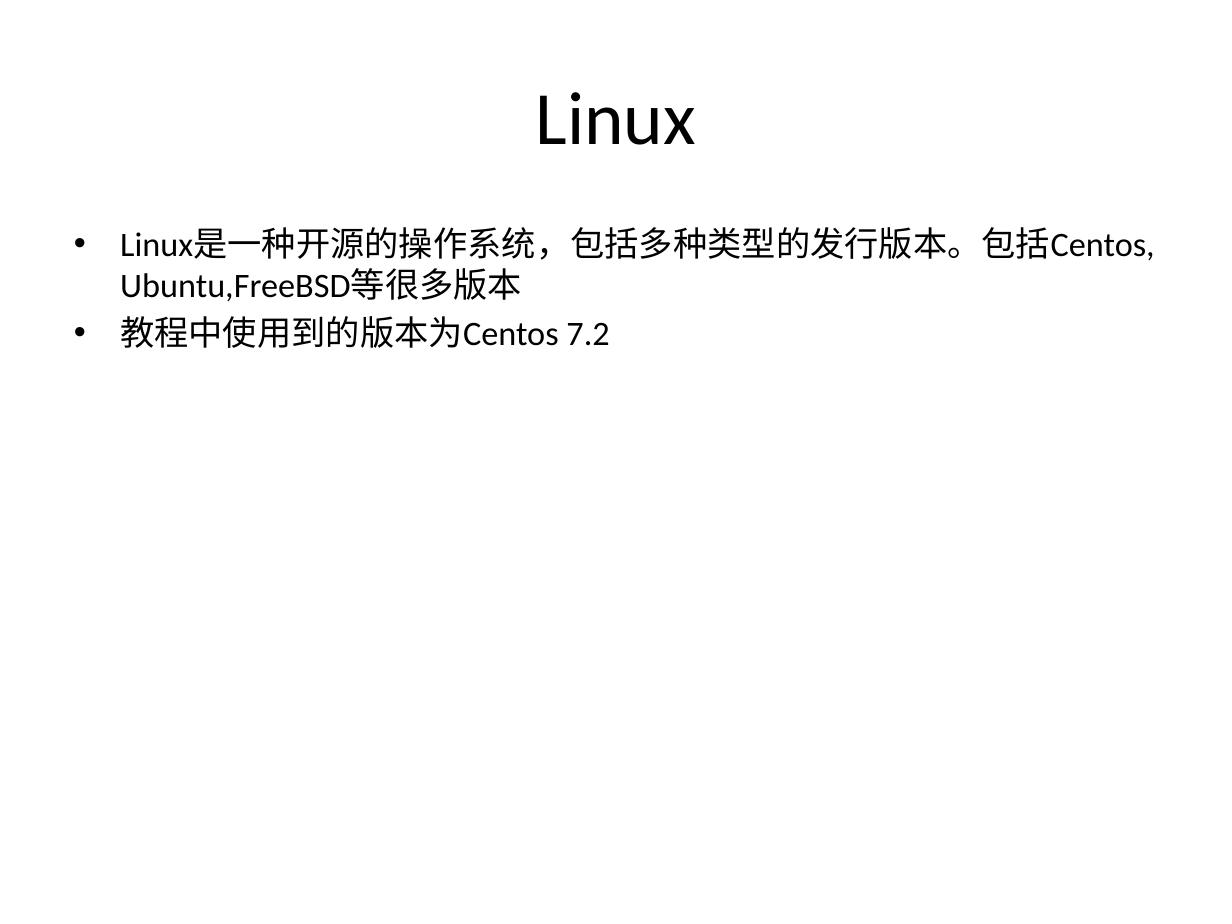
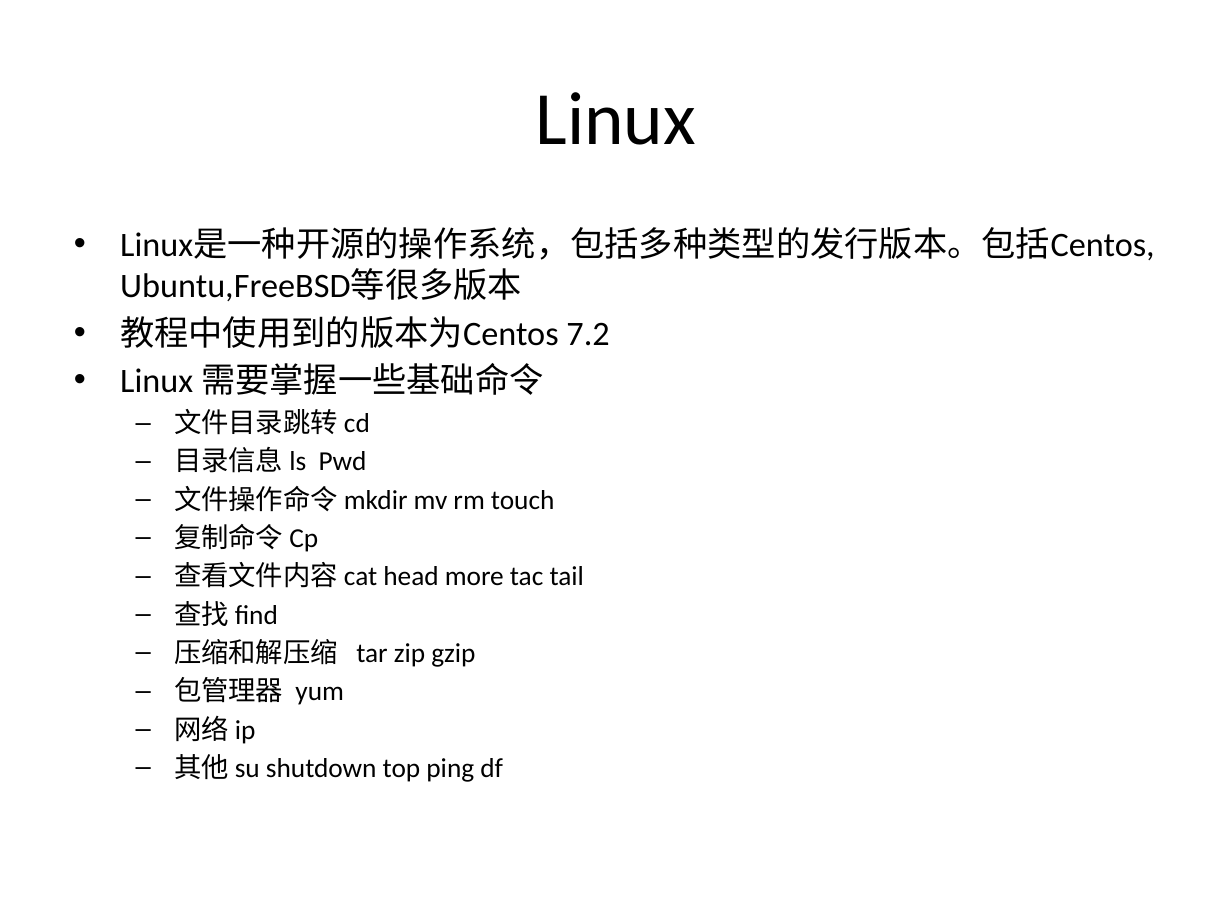
Before and after one commit to zhan3333/php-example, a slide deck: slide 3 of doc/ppt/lnmp.pptx. Drawn at 1232x924 pixels with LibreOffice and Linux fonts; fonts in the diff are those of the drawing. Boxes give left, top, right and bottom in pixels: in the first picture for what was removed or moved away, otherwise in the second. Text is boxed around its words. In the diff, an @@ line names an element or a change of style, - is before the commit and + after.

```diff
--- a/doc/ppt/lnmp.pptx
+++ b/doc/ppt/lnmp.pptx
@@ text at <box>120,363,584,782</box>: paragraphs added @@
+• Linux 需要掌握一些基础命令
+  – 文件目录跳转 cd
+  – 目录信息 ls Pwd
+  – 文件操作命令 mkdir mv rm touch
+  – 复制命令 Cp
+  – 查看文件内容 cat head more tac tail
+  – 查找 find
+  – 压缩和解压缩 tar zip gzip
+  – 包管理器 yum
+  – 网络 ip
+  – 其他 su shutdown top ping df
```
Also in this commit, not shown: 1 other slide changed, 4 slides added, 2 other files.
